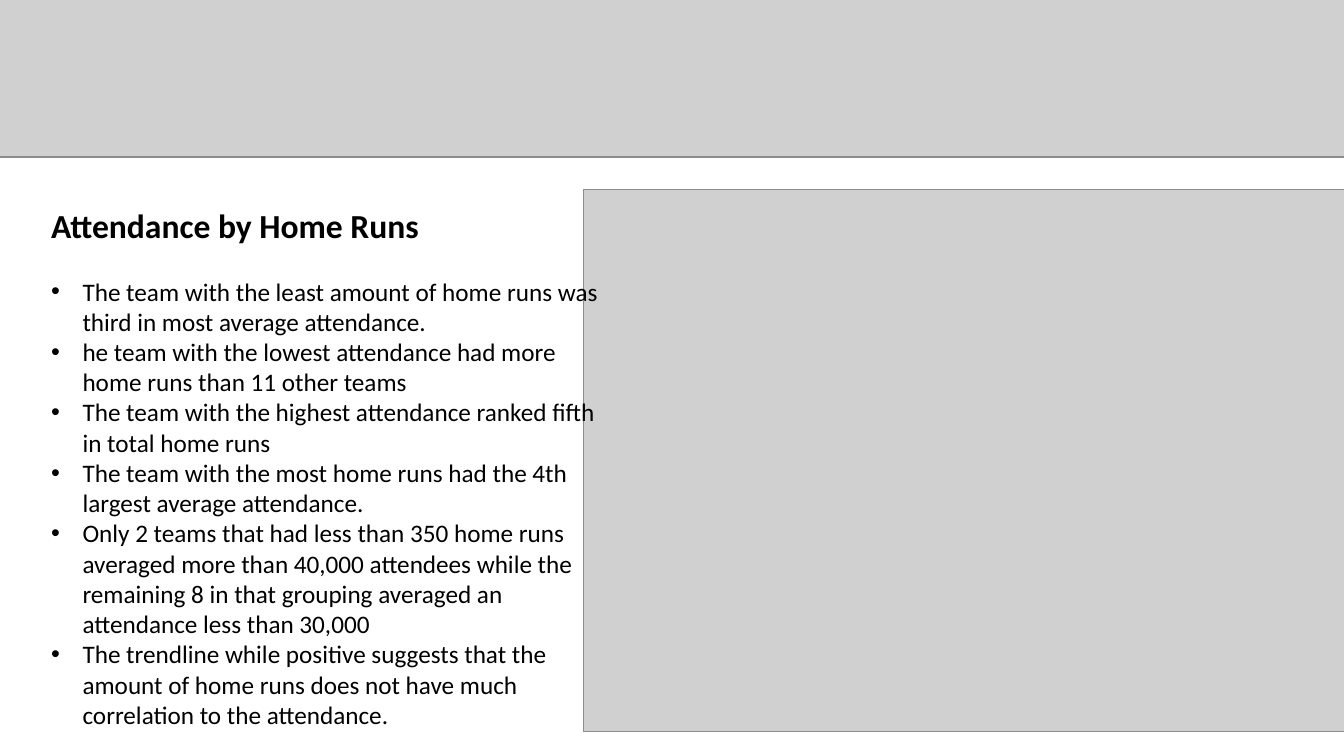
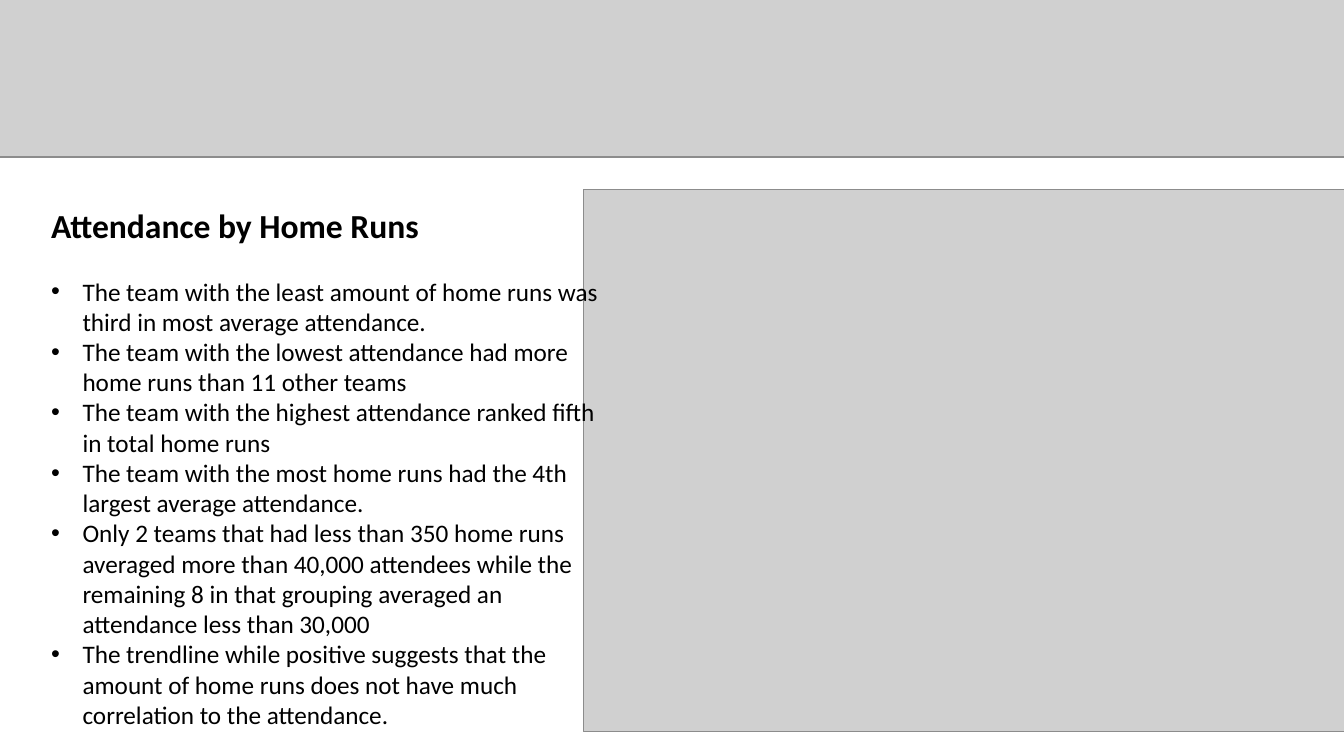
Before and after one commit to jorgepires311/Baseball-Attendance, a slide deck: slide 9 of Baseball_Attendance.pptx. Drawn at 1344x756 pixels with LibreOffice and Linux fonts; fonts in the diff are those of the drawing; grey boxes stand for pictures. Boxes give left, top, right and bottom in pixels: in the first picture for what was removed or moved away, otherwise in the second. Text is boxed around its words. In the diff, an @@ line names an element or a change of style, - is before the commit and + after.

```diff
--- a/Baseball_Attendance.pptx
+++ b/Baseball_Attendance.pptx
@@ text at <box>83,343,568,392</box>: text changed @@
-• he team with the lowest attendance had more home runs than 11 other teams
+• The team with the lowest attendance had more home runs than 11 other teams
```
Also in this commit, not shown: 2 other slides changed, 1 slide added, 1 slide removed.
